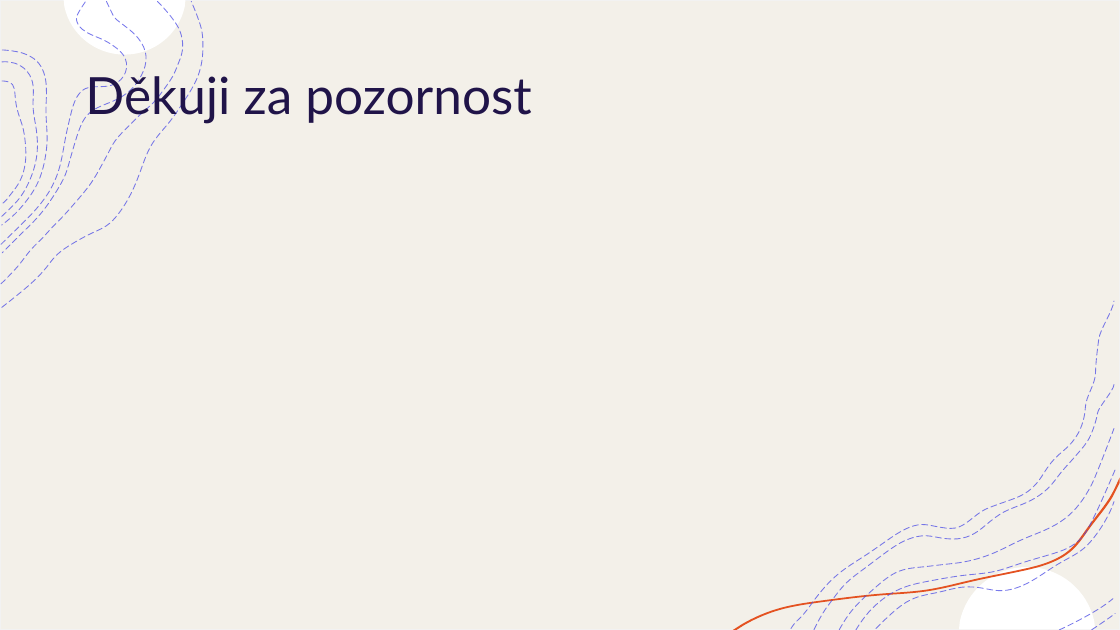
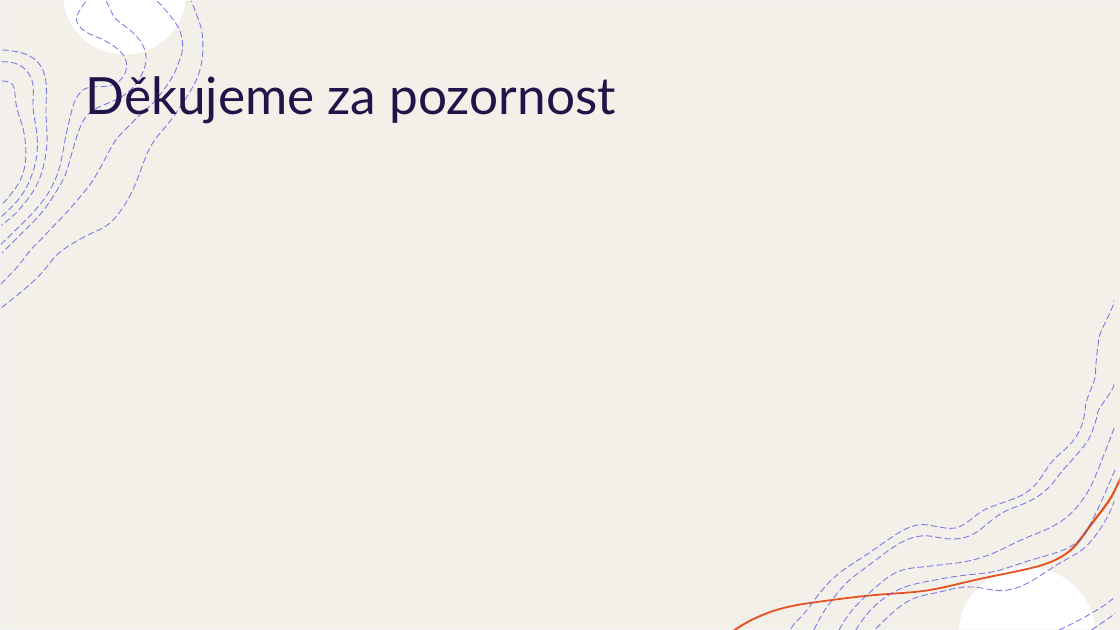
Before and after one commit to 159jan159/Survive, a slide deck: slide 8 of Prezentace/Obhajoba_1_pol.pptx. Drawn at 1120x630 pixels with LibreOffice and Linux fonts; fonts in the diff are those of the drawing. Boxes give left, top, right and bottom in pixels: in the first picture for what was removed or moved away, otherwise in the second. Text is boxed around its words. In the diff, an @@ line names an element or a change of style, - is before the commit and + after.

```diff
--- a/Prezentace/Obhajoba_1_pol.pptx
+++ b/Prezentace/Obhajoba_1_pol.pptx
@@ title at (85,70,616,124): text changed @@
-Děkuji za pozornost
+Děkujeme za pozornost
```
Also in this commit, not shown: 1 other slide changed, 47 other files.
